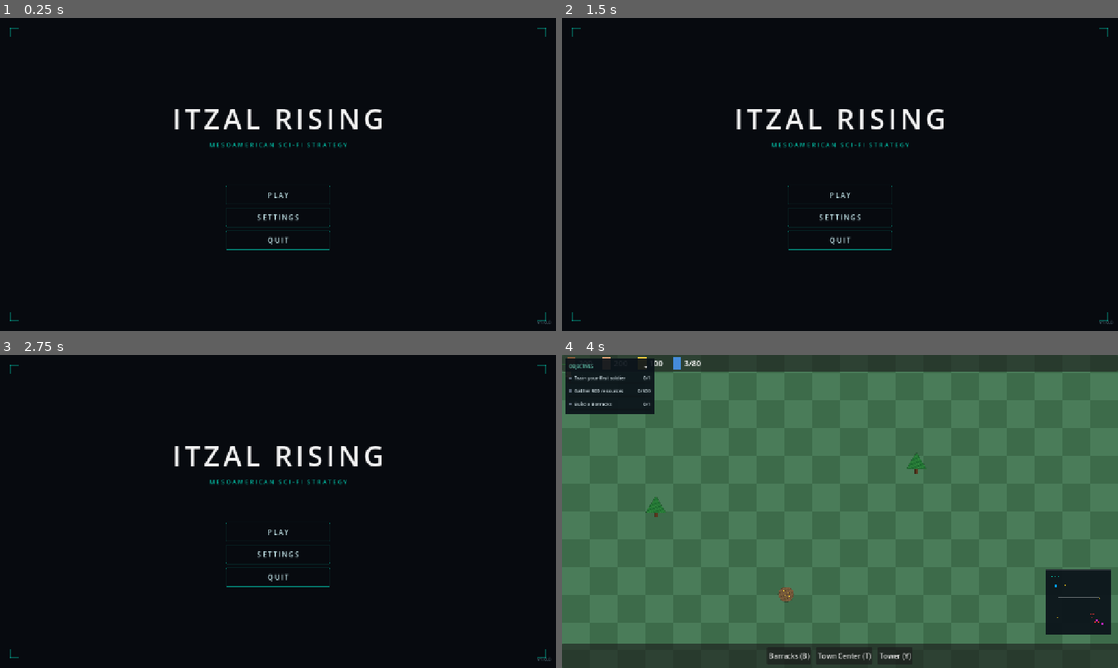
Above: before the commit, frames 1-4 (two rows, left to right).
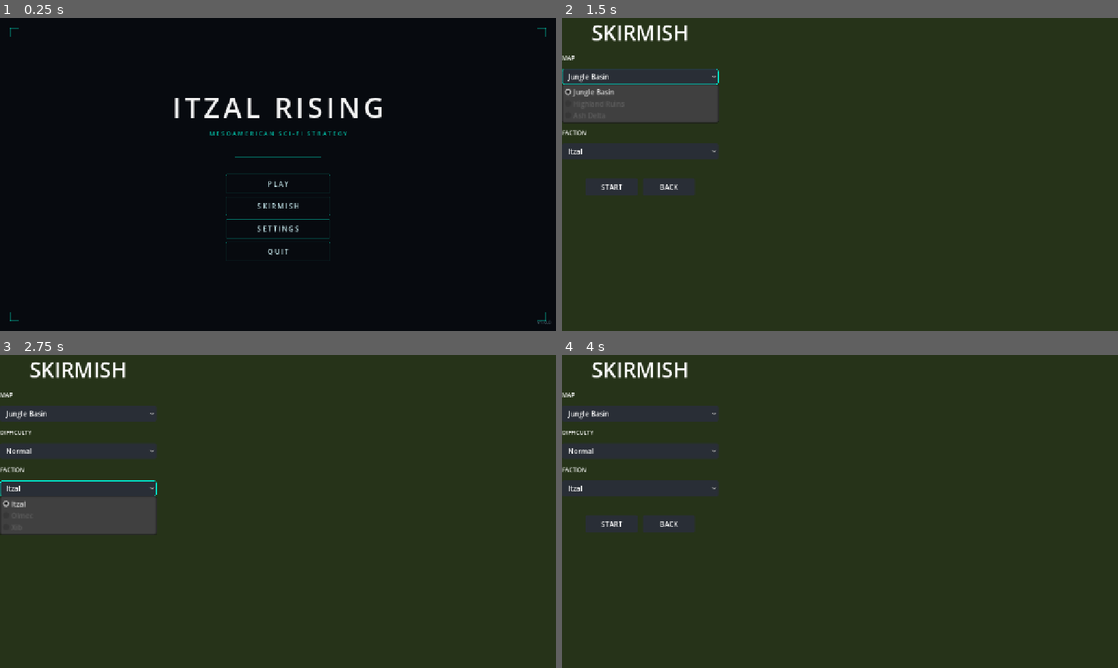
Above: after the commit, the same moments.

Repository: chriseg0996-star/Itzal-Rising
Game: Godot game, scene res://scenes/ui/MainMenu.tscn
Same seed, same stepped clock (60 frames per second), same inputs: the game is played once before the commit and once after it.
Inputs (mouse positions are in pixels of both pictures, inside the frame that each line leads up to):
- Up to frame 1 (0.25 s): no input
- Up to frame 2 (1.5 s): click (840, 205) at 0.5 s, where only the run after the commit has a clickable "SKIRMISH"; click (639, 77) at 1.25 s, where only the run after the commit has a clickable "Jungle Basin"
- Up to frame 3 (2.75 s): click (77, 489) at 2 s, where only the run after the commit has a clickable "Itzal"
- Up to frame 4 (4 s): click (667, 524) at 2.75 s, where only the run after the commit has a clickable "BACK"; click (840, 533) at 3.5 s, where only the run before the commit has a clickable "PLAY"

The runs differ from the first frame. In frame 1, 2.4% of the frame differs, in the area x 31-69%, y 25-78%; in frame 2, 100%, in the area x 0-100%, y 0-100%; in frame 3, 100%; in frame 4, 93%.

Commit message:
feat(skirmish): add skirmish mode flow
- GameSettings autoload (difficulty, faction, map)
- SkirmishMenu scene + code-built UI
- MainMenu: add Skirmish button between Play and Settings
- EnemyAI: _apply_difficulty() scales wave_interval + max_soldiers
  called from reset() (autoload-safe) and _ready()
- project.godot: GameSettings registered before EnemyAI

Diff:
--- a/project.godot
+++ b/project.godot
@@ -25,6 +25,7 @@
 GameStats="*res://scripts/managers/game_stats.gd"
 AlertManager="*res://scripts/managers/alert_manager.gd"
 ObjectiveManager="*res://scripts/managers/objective_manager.gd"
+GameSettings="*res://scripts/managers/game_settings.gd"
 EnemyAI="*res://scripts/ai/enemy_ai.gd"
 
 [display]
--- a/scenes/ui/MainMenu.tscn
+++ b/scenes/ui/MainMenu.tscn
@@ -207,6 +207,21 @@
 theme_override_styles/pressed = SubResource("BtnHover")
 theme_override_styles/focus = SubResource("BtnHover")
 
+[node name="SkirmishBtn" type="Button" parent="Center/VBox"]
+custom_minimum_size = Vector2(240, 44)
+size_flags_horizontal = 4
+text = "SKIRMISH"
+theme_override_colors/font_color = Color(0.75, 0.88, 0.9, 1)
+theme_override_colors/font_pressed_color = Color(0, 0.9, 0.78, 1)
+theme_override_colors/font_hover_color = Color(0, 0.9, 0.78, 1)
+theme_override_colors/font_focus_color = Color(0, 0.9, 0.78, 1)
+theme_override_fonts/font = SubResource("BtnFont")
+theme_override_font_sizes/font_size = 16
+theme_override_styles/normal = SubResource("BtnNormal")
+theme_override_styles/hover = SubResource("BtnHover")
+theme_override_styles/pressed = SubResource("BtnHover")
+theme_override_styles/focus = SubResource("BtnHover")
+
 [node name="SettingsBtn" type="Button" parent="Center/VBox"]
 custom_minimum_size = Vector2(240, 44)
 size_flags_horizontal = 4
--- /dev/null
+++ b/scenes/ui/SkirmishMenu.tscn
@@ -0,0 +1,10 @@
+[gd_scene load_steps=2 format=3 uid="uid://skrm8k2x9q4n7d"]
+
+[ext_resource type="Script" path="res://scripts/ui/skirmish_menu.gd" id="1_skm"]
+
+[node name="SkirmishMenu" type="Control"]
+layout_mode = 3
+anchors_preset = 15
+anchor_right = 1.0
+anchor_bottom = 1.0
+script = ExtResource("1_skm")
--- a/scripts/ai/enemy_ai.gd
+++ b/scripts/ai/enemy_ai.gd
@@ -15,15 +15,32 @@
 var tick_timer: float = 0.0
 var game_time: float = 0.0
 var initialized: bool = false
+var wave_interval: float = TICK_INTERVAL_INITIAL
+var max_soldiers: int = 0  # 0 = uncapped
 
 func _ready() -> void:
 	call_deferred("_bootstrap")
+	_apply_difficulty()
 
 func reset() -> void:
 	tick_timer = 0.0
 	game_time = 0.0
 	initialized = false
+	_apply_difficulty()
 	call_deferred("_bootstrap")
+
+func _apply_difficulty() -> void:
+	wave_interval = TICK_INTERVAL_INITIAL
+	max_soldiers = 0
+	match GameSettings.difficulty:
+		"easy":
+			wave_interval *= 1.5
+			max_soldiers = 3
+		"normal":
+			pass  # unchanged
+		"hard":
+			wave_interval *= 0.7
+			max_soldiers = 8
 
 func _bootstrap() -> void:
 	await get_tree().process_frame
@@ -43,7 +60,7 @@
 
 func _current_interval() -> float:
 	var ramps: int = int(game_time / RAMP_PERIOD)
-	var interval: float = TICK_INTERVAL_INITIAL - float(ramps) * RAMP_STEP
+	var interval: float = wave_interval - float(ramps) * RAMP_STEP
 	return max(interval, TICK_INTERVAL_MIN)
 
 func _ai_tick() -> void:
@@ -53,6 +70,8 @@
 	_phase_atacar()
 
 func _phase_train_at_barracks() -> void:
+	if max_soldiers > 0 and _get_enemy_soldiers().size() >= max_soldiers:
+		return
 	for b in _get_enemy_buildings():
 		if b.building_name == "Barracks" and b.queue.size() < b.MAX_QUEUE:
 			b.try_queue_training()
--- /dev/null
+++ b/scripts/managers/game_settings.gd
@@ -0,0 +1,10 @@
+extends Node
+
+## Pure data store for skirmish/match configuration. Read by SkirmishMenu (writes)
+## and EnemyAI (reads difficulty). Registered as the "GameSettings" autoload.
+## NOTE: no `class_name` — an autoload that shares its name with a global class
+## raises "Class hides an autoload singleton" in Godot 4. Access via the singleton.
+
+var difficulty: String = "normal"
+var faction: String = "itzal"
+var map: String = "jungle_basin"
--- a/scripts/ui/main_menu.gd
+++ b/scripts/ui/main_menu.gd
@@ -1,15 +1,20 @@
 extends Control
 
+const SKIRMISH_SCENE: String = "res://scenes/ui/SkirmishMenu.tscn"
+
 @onready var play_btn: Button = $Center/VBox/PlayBtn
+@onready var skirmish_btn: Button = $Center/VBox/SkirmishBtn
 @onready var settings_btn: Button = $Center/VBox/SettingsBtn
 @onready var quit_btn: Button = $Center/VBox/QuitBtn
 @onready var version_label: Label = $VersionLabel
 
 func _ready() -> void:
 	play_btn.pressed.connect(_on_play)
+	skirmish_btn.pressed.connect(_on_skirmish)
 	settings_btn.pressed.connect(_on_settings)
 	quit_btn.pressed.connect(_on_quit)
 	_setup_hover(play_btn)
+	_setup_hover(skirmish_btn)
 	_setup_hover(settings_btn)
 	_setup_hover(quit_btn)
 	version_label.text = "v" + str(ProjectSettings.get_setting("application/config/version", "1.0.0"))
@@ -27,6 +32,9 @@
 	GameStats.reset()
 	get_tree().change_scene_to_file("res://scenes/world/World.tscn")
 
+func _on_skirmish() -> void:
+	get_tree().change_scene_to_file(SKIRMISH_SCENE)
+
 func _on_settings() -> void:
 	var dialog: AcceptDialog = AcceptDialog.new()
 	dialog.title = "Settings"
--- /dev/null
+++ b/scripts/ui/skirmish_menu.gd
@@ -0,0 +1,158 @@
+extends Control
+
+## Skirmish setup screen. All UI is built in code (no external theme files).
+## Start writes the player's choices to GameSettings, runs the standard match
+## reset sequence (so EnemyAI.reset() applies the chosen difficulty), then loads
+## the World. Back returns to the main menu.
+
+const WORLD_SCENE: String = "res://scenes/world/World.tscn"
+const MAIN_MENU_SCENE: String = "res://scenes/ui/MainMenu.tscn"
+
+const BG_COLOR: Color = Color(0.12, 0.13, 0.15, 1.0)
+const ACCENT_COLOR: Color = Color(0.0, 0.9, 0.8, 1.0)
+const PANEL_COLOR: Color = Color(0.16, 0.18, 0.21, 1.0)
+const TEXT_COLOR: Color = Color(1.0, 1.0, 1.0, 1.0)
+
+# Index -> data string. Order must match the OptionButton item order below.
+const DIFFICULTY_KEYS: Array[String] = ["easy", "normal", "hard"]
+const FACTION_KEYS: Array[String] = ["itzal", "olmec", "xib"]
+const MAP_KEY: String = "jungle_basin"
+
+const DIFFICULTY_DEFAULT: int = 1  # "normal"
+
+var _map_option: OptionButton = null
+var _difficulty_option: OptionButton = null
+var _faction_option: OptionButton = null
+
+func _ready() -> void:
+	_build_ui()
+
+func _build_ui() -> void:
+	var bg := ColorRect.new()
+	bg.color = BG_COLOR
+	bg.mouse_filter = Control.MOUSE_FILTER_IGNORE
+	add_child(bg)
+	bg.set_anchors_preset(Control.PRESET_FULL_RECT)
+
+	var center := CenterContainer.new()
+	add_child(center)
+	center.set_anchors_preset(Control.PRESET_FULL_RECT)
+
+	var vbox := VBoxContainer.new()
+	vbox.custom_minimum_size = Vector2(360, 0)
+	vbox.add_theme_constant_override("separation", 16)
+	center.add_child(vbox)
+
+	var title := Label.new()
+	title.text = "SKIRMISH"
+	title.horizontal_alignment = HORIZONTAL_ALIGNMENT_CENTER
+	title.add_theme_color_override("font_color", TEXT_COLOR)
+	title.add_theme_font_size_override("font_size", 48)
+	vbox.add_child(title)
+
+	vbox.add_child(_make_caption("MAP"))
+	_map_option = _make_option()
+	_map_option.add_item("Jungle Basin")
+	_map_option.add_item("Highland Ruins")
+	_map_option.add_item("Ash Delta")
+	_map_option.set_item_disabled(1, true)
+	_map_option.set_item_disabled(2, true)
+	_map_option.select(0)
+	vbox.add_child(_map_option)
+
+	vbox.add_child(_make_caption("DIFFICULTY"))
+	_difficulty_option = _make_option()
+	_difficulty_option.add_item("Easy")
+	_difficulty_option.add_item("Normal")
+	_difficulty_option.add_item("Hard")
+	_difficulty_option.select(DIFFICULTY_DEFAULT)
+	vbox.add_child(_difficulty_option)
+
+	vbox.add_child(_make_caption("FACTION"))
+	_faction_option = _make_option()
+	_faction_option.add_item("Itzal")
+	_faction_option.add_item("Olmec")
+	_faction_option.add_item("Xib")
+	_faction_option.set_item_disabled(1, true)
+	_faction_option.set_item_disabled(2, true)
+	_faction_option.select(0)
+	vbox.add_child(_faction_option)
+
+	var spacer := Control.new()
+	spacer.custom_minimum_size = Vector2(0, 12)
+	spacer.mouse_filter = Control.MOUSE_FILTER_IGNORE
+	vbox.add_child(spacer)
+
+	var buttons := HBoxContainer.new()
+	buttons.alignment = BoxContainer.ALIGNMENT_CENTER
+	buttons.add_theme_constant_override("separation", 12)
+	vbox.add_child(buttons)
+
+	var start_btn := _make_button("START")
+	start_btn.pressed.connect(_on_start)
+	buttons.add_child(start_btn)
+
+	var back_btn := _make_button("BACK")
+	back_btn.pressed.connect(_on_back)
+	buttons.add_child(back_btn)
+
+func _make_caption(text: String) -> Label:
+	var label := Label.new()
+	label.text = text
+	label.add_theme_color_override("font_color", TEXT_COLOR)
+	label.add_theme_font_size_override("font_size", 13)
+	return label
+
+func _make_option() -> OptionButton:
+	var opt := OptionButton.new()
+	opt.custom_minimum_size = Vector2(0, 36)
+	opt.add_theme_color_override("font_color", TEXT_COLOR)
+	opt.add_theme_color_override("font_hover_color", ACCENT_COLOR)
+	opt.add_theme_color_override("font_focus_color", TEXT_COLOR)
+	opt.add_theme_stylebox_override("normal", _panel_style(false))
+	opt.add_theme_stylebox_override("hover", _panel_style(true))
+	opt.add_theme_stylebox_override("pressed", _panel_style(true))
+	opt.add_theme_stylebox_override("focus", _panel_style(true))
+	return opt
+
+func _make_button(text: String) -> Button:
+	var btn := Button.new()
+	btn.text = text
+	btn.custom_minimum_size = Vector2(120, 40)
+	btn.add_theme_color_override("font_color", TEXT_COLOR)
+	btn.add_theme_color_override("font_hover_color", ACCENT_COLOR)
+	btn.add_theme_color_override("font_focus_color", ACCENT_COLOR)
+	btn.add_theme_color_override("font_pressed_color", ACCENT_COLOR)
+	btn.add_theme_stylebox_override("normal", _panel_style(false))
+	btn.add_theme_stylebox_override("hover", _panel_style(true))
+	btn.add_theme_stylebox_override("pressed", _panel_style(true))
+	btn.add_theme_stylebox_override("focus", _panel_style(true))
+	return btn
+
+func _panel_style(accent: bool) -> StyleBoxFlat:
+	var sb := StyleBoxFlat.new()
+	sb.bg_color = PANEL_COLOR
+	sb.set_corner_radius_all(4)
+	sb.content_margin_left = 14.0
+	sb.content_margin_right = 14.0
+	sb.content_margin_top = 6.0
+	sb.content_margin_bottom = 6.0
+	if accent:
+		sb.set_border_width_all(1)
+		sb.border_color = ACCENT_COLOR
+	return sb
+
+func _on_start() -> void:
+	GameSettings.difficulty = DIFFICULTY_KEYS[_difficulty_option.selected]
+	GameSettings.faction = FACTION_KEYS[_faction_option.selected]
+	GameSettings.map = MAP_KEY
+	ResourceManager.reset()
+	SelectionManager.clear()
+	SelectionManager.deselect_building()
+	BuildingPlacer.cancel_placement()
+	EnemyAI.reset()
+	GameStats.reset()
+	get_tree().change_scene_to_file(WORLD_SCENE)
+
+func _on_back() -> void:
+	get_tree().change_scene_to_file(MAIN_MENU_SCENE)
Not shown, added: scripts/managers/game_settings.gd.uid
Not shown, added: scripts/ui/skirmish_menu.gd.uid
